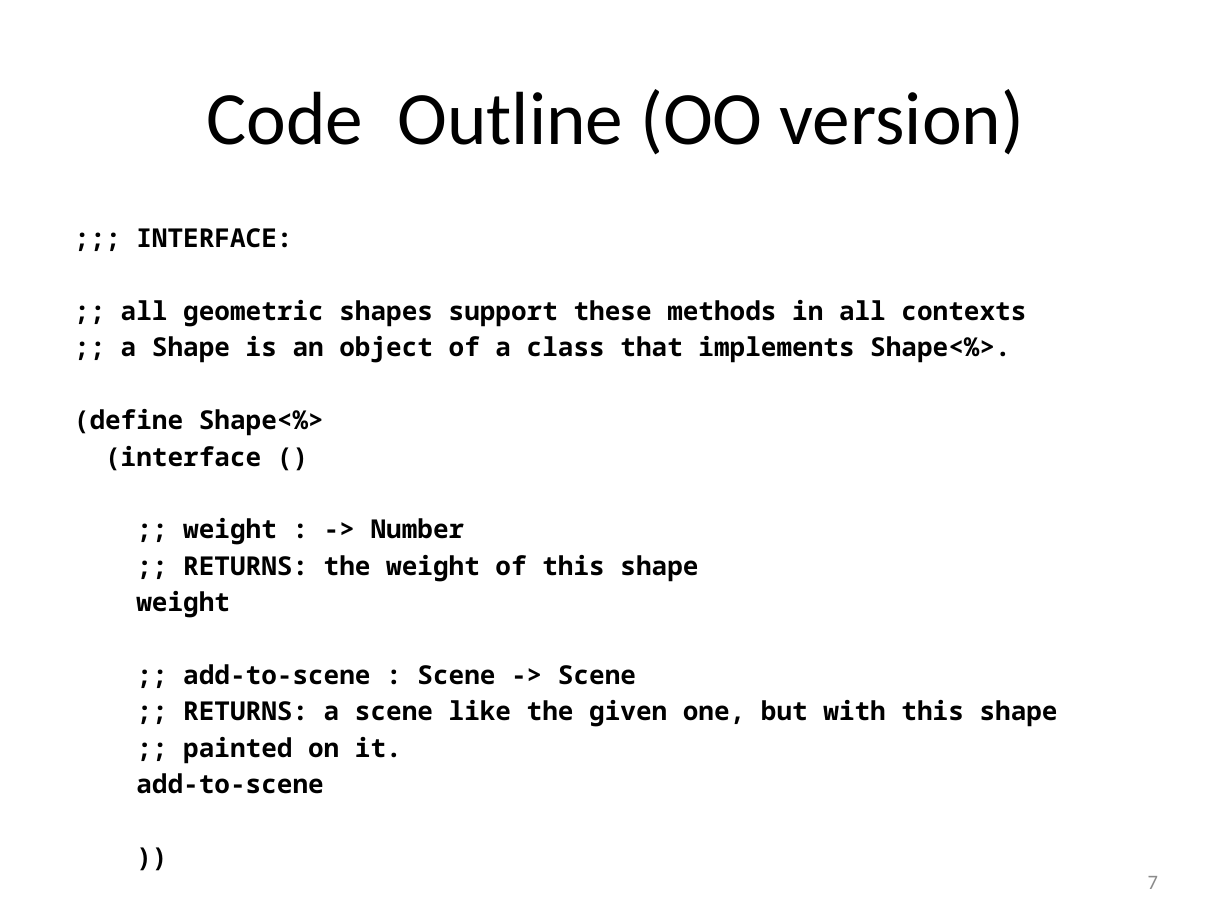
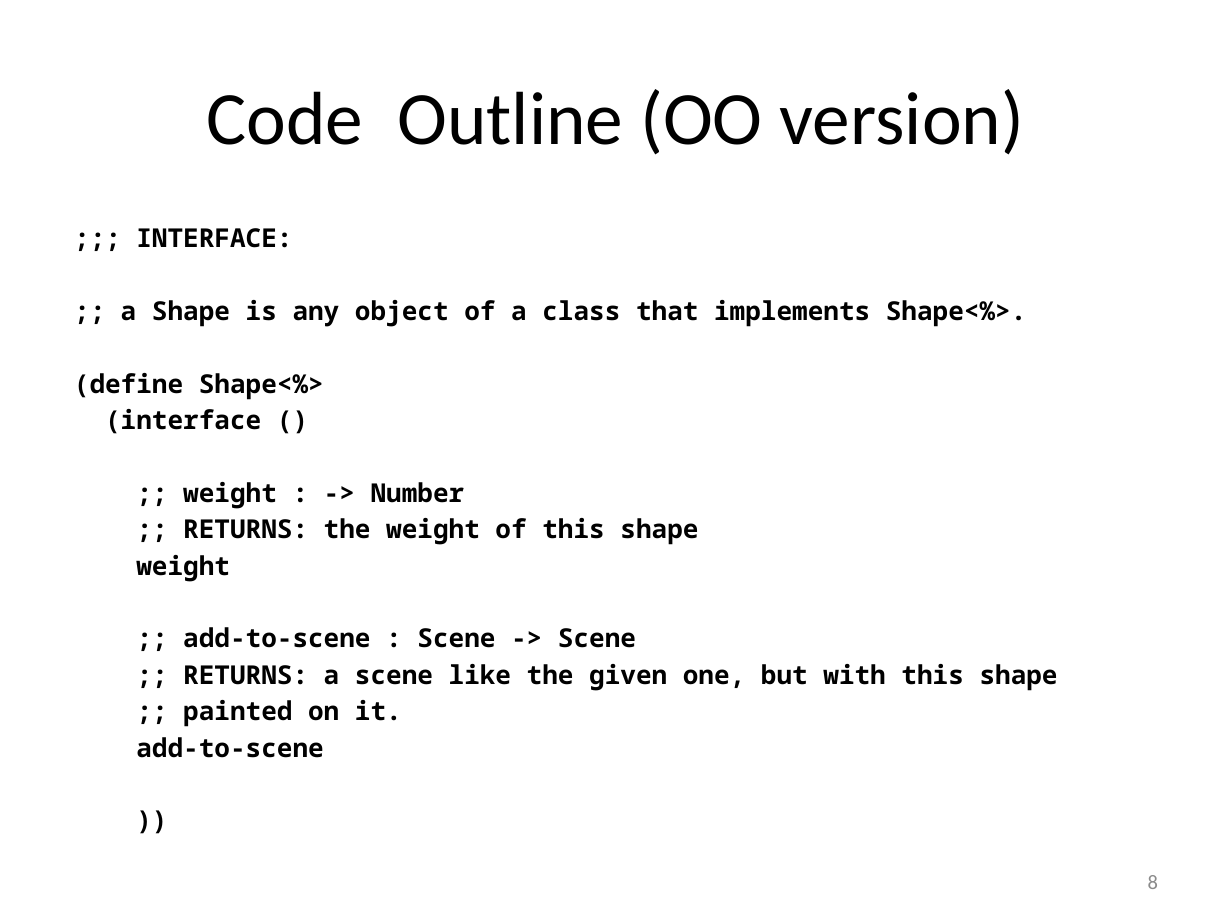
Before and after one commit to mwand/cs5010f16, a slide deck: slide 8 of Slides/Lesson 9.3 Functions vs Classes.pptx (slide 7 before the commit). Drawn at 1232x924 pixels with LibreOffice and Linux fonts; fonts in the diff are those of the drawing. Boxes give left, top, right and bottom in pixels: in the first picture for what was removed or moved away, otherwise in the second. Text is boxed around its words. In the diff, an @@ line names an element or a change of style, - is before the commit and + after.

```diff
--- a/Slides/Lesson 9.3 Functions vs Classes.pptx
+++ b/Slides/Lesson 9.3 Functions vs Classes.pptx
@@ text at (121,300,1026,327): text changed @@
-;; all geometric shapes support these methods in all contexts
-;; a Shape is an object of a class that implements Shape<%>.
+;; a Shape is any object of a class that implements Shape<%>.
@@ page number at (1148,875,1158,889): text changed @@
-7
+8
```
Also in this commit, not shown: 10 other slides changed, 1 slide added, 8 other files.
